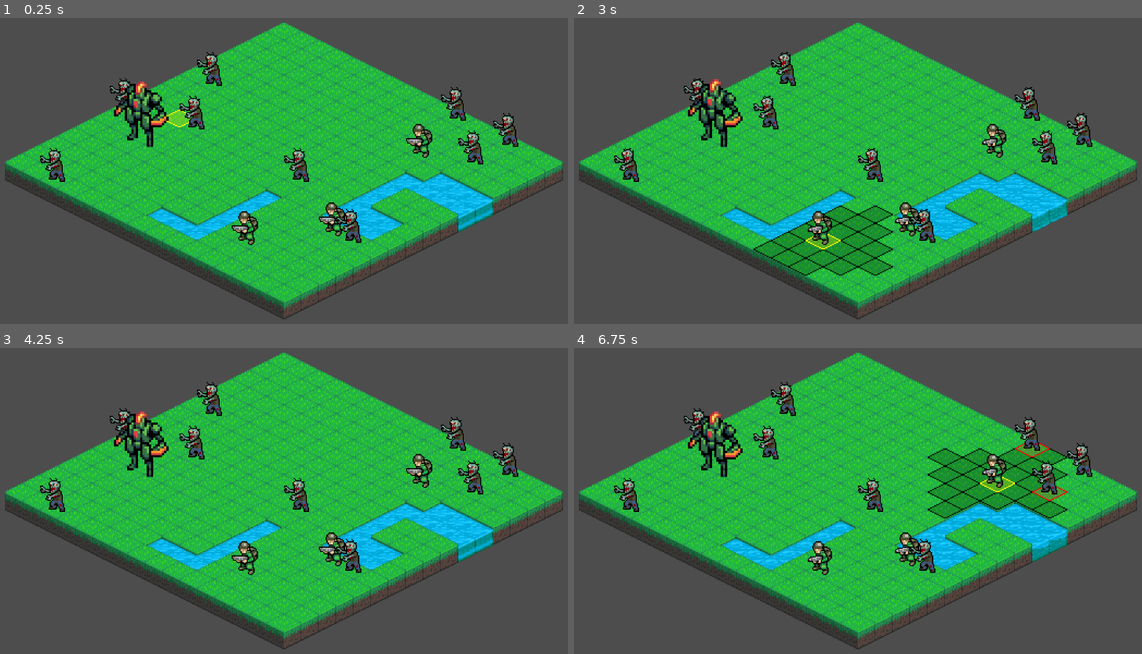
Above: before the commit, frames 1-4 (two rows, left to right).
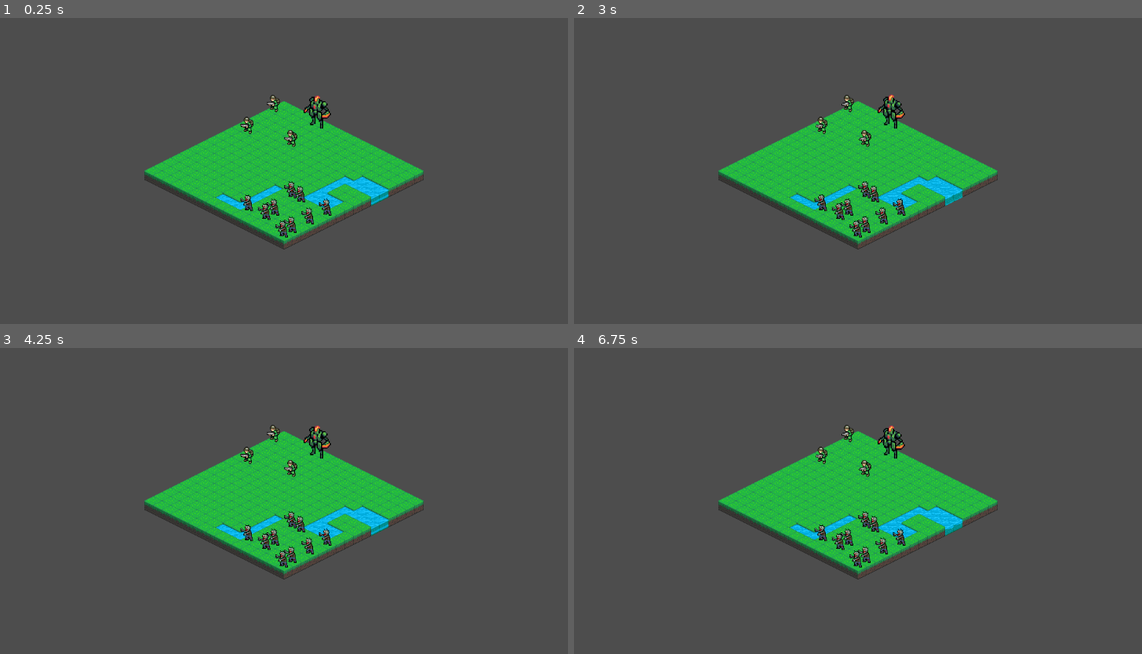
Above: after the commit, the same moments.

Repository: Tekknobot/MEKIII
Game: Godot game, scene res://scenes/Game.tscn
Same seed, same stepped clock (60 frames per second), same inputs: the game is played once before the commit and once after it.
Inputs (mouse positions are in pixels of both pictures, inside the frame that each line leads up to):
- Up to frame 1 (0.25 s): no input
- Up to frame 2 (3 s): move the mouse to (994, 161) at 0.52 s; click (994, 161) at 0.67 s; move the mouse to (733, 198) at 1.27 s; click (733, 198) at 1.42 s; move the mouse to (920, 100) at 2.02 s; click (920, 100) at 2.17 s; move the mouse to (823, 250) at 2.77 s; click (823, 250) at 2.92 s
- Up to frame 3 (4.25 s): move the mouse to (471, 562) at 3.52 s; click (471, 562) at 3.67 s
- Up to frame 4 (6.75 s): move the mouse to (670, 458) at 4.27 s; click (670, 458) at 4.42 s; move the mouse to (892, 510) at 5.02 s; click (892, 510) at 5.17 s; move the mouse to (761, 421) at 5.77 s; click (761, 421) at 5.92 s; move the mouse to (994, 491) at 6.52 s; click (994, 491) at 6.67 s

The runs differ from the first frame. In frame 1, 43% of the frame differs, in the area x 0-100%, y 1-99%; in frame 2, 43%; in frame 3, 43%; in frame 4, 44%.

Commit message:
Mech explosion death offset.

Diff:
--- a/scenes/Game.tscn
+++ b/scenes/Game.tscn
@@ -169,7 +169,6 @@
 [node name="Units" type="Node2D" parent="."]
 
 [node name="Camera2D" type="Camera2D" parent="."]
-zoom = Vector2(2, 2)
 script = ExtResource("8_400sg")
 map_width = 16
 map_height = 16
--- a/scenes/human.tscn
+++ b/scenes/human.tscn
@@ -10,14 +10,22 @@
 [ext_resource type="Texture2D" uid="uid://dpxvjvgoya38b" path="res://sprites/Humans/soldier/attack/soldier_atk7.png" id="8_16loy"]
 [ext_resource type="Texture2D" uid="uid://bbws8ltioaem1" path="res://sprites/Humans/soldier/attack/soldier_atk8.png" id="9_3cmyo"]
 [ext_resource type="Texture2D" uid="uid://jdvyxy1xjeyh" path="res://sprites/Humans/soldier/attack/soldier_atk9.png" id="10_jwu2t"]
+[ext_resource type="Texture2D" uid="uid://d33mn8hqylym0" path="res://sprites/Zombies/death/zombdeath1.png" id="11_jwu2t"]
 [ext_resource type="Texture2D" uid="uid://x6j463vt26bt" path="res://sprites/Humans/soldier/idle/soldier_idle1.png" id="11_m4xsf"]
 [ext_resource type="Texture2D" uid="uid://c5fr27oorc4o8" path="res://sprites/Humans/soldier/idle/soldier_idle2.png" id="12_k7vlj"]
+[ext_resource type="Texture2D" uid="uid://bdjmjwslvoh1p" path="res://sprites/Zombies/death/zombdeath2.png" id="12_m4xsf"]
+[ext_resource type="Texture2D" uid="uid://bj1hb4d75skp8" path="res://sprites/Zombies/death/zombdeath3.png" id="13_k7vlj"]
 [ext_resource type="Texture2D" uid="uid://crj6mpire6i04" path="res://sprites/Humans/soldier/idle/soldier_idle3.png" id="13_nsheb"]
+[ext_resource type="Texture2D" uid="uid://bhb55le4l04xe" path="res://sprites/Zombies/death/zombdeath4.png" id="14_nsheb"]
 [ext_resource type="Texture2D" uid="uid://bhj8ucsv80ipa" path="res://sprites/Humans/soldier/idle/soldier_idle4.png" id="14_xb0fw"]
 [ext_resource type="Texture2D" uid="uid://dsgvaeqpb6e2g" path="res://sprites/Humans/soldier/idle/soldier_idle5.png" id="15_3fdkf"]
+[ext_resource type="Texture2D" uid="uid://d15nggjgsp263" path="res://sprites/Zombies/death/zombdeath5.png" id="15_xb0fw"]
+[ext_resource type="Texture2D" uid="uid://dhlxvl535sjvt" path="res://sprites/Zombies/death/zombdeath6.png" id="16_3fdkf"]
 [ext_resource type="Texture2D" uid="uid://dcpvtjmbn2lih" path="res://sprites/Humans/soldier/idle/soldier_idle6.png" id="16_eumsj"]
+[ext_resource type="Texture2D" uid="uid://chc0m8hbl7pyu" path="res://sprites/Zombies/death/zombdeath7.png" id="17_eumsj"]
 [ext_resource type="Texture2D" uid="uid://bka1yy3xd3733" path="res://sprites/Humans/soldier/idle/soldier_idle7.png" id="17_r7o3k"]
 [ext_resource type="Texture2D" uid="uid://b1bcfr7jbwh6l" path="res://sprites/Humans/soldier/idle/soldier_idle8.png" id="18_a0ke3"]
+[ext_resource type="Texture2D" uid="uid://ce8iblqfusimq" path="res://sprites/Zombies/death/zombdeath8.png" id="18_r7o3k"]
 [ext_resource type="Texture2D" uid="uid://dqfq5nhs4rg1i" path="res://sprites/Humans/soldier/idle/soldier_idle9.png" id="19_or51x"]
 [ext_resource type="Texture2D" uid="uid://c82lw17p6je6w" path="res://sprites/Humans/soldier/idle/soldier_idle10.png" id="20_lsn2y"]
 [ext_resource type="Texture2D" uid="uid://dxm8oo2gv434g" path="res://sprites/Humans/soldier/idle/soldier_idle11.png" id="21_x7qyp"]
@@ -66,6 +74,38 @@
 "loop": false,
 "name": &"attack",
 "speed": 24.0
+}, {
+"frames": [{
+"duration": 1.0,
+"texture": ExtResource("11_jwu2t")
+}, {
+"duration": 1.0,
+"texture": ExtResource("12_m4xsf")
+}, {
+"duration": 1.0,
+"texture": ExtResource("13_k7vlj")
+}, {
+"duration": 1.0,
+"texture": ExtResource("14_nsheb")
+}, {
+"duration": 1.0,
+"texture": ExtResource("15_xb0fw")
+}, {
+"duration": 1.0,
+"texture": ExtResource("16_3fdkf")
+}, {
+"duration": 1.0,
+"texture": ExtResource("17_eumsj")
+}, {
+"duration": 1.0,
+"texture": ExtResource("18_r7o3k")
+}, {
+"duration": 1.0,
+"texture": null
+}],
+"loop": false,
+"name": &"death",
+"speed": 12.0
 }, {
 "frames": [{
 "duration": 1.0,
@@ -149,5 +189,5 @@
 
 [node name="AnimatedSprite2D" type="AnimatedSprite2D" parent="."]
 sprite_frames = SubResource("SpriteFrames_1lsy6")
-animation = &"attack"
+animation = &"death"
 autoplay = "idle"
--- a/scenes/mech.tscn
+++ b/scenes/mech.tscn
@@ -8,13 +8,27 @@
 [ext_resource type="Texture2D" uid="uid://bsjtdxk1jmq46" path="res://sprites/Meks/M1/m1atk_5.png" id="6_ogfb8"]
 [ext_resource type="Texture2D" uid="uid://fw3gn5e3wao5" path="res://sprites/Meks/M1/m1atk_6.png" id="7_7o67d"]
 [ext_resource type="Texture2D" uid="uid://bedrjpys37gnq" path="res://sprites/Meks/M1/m1idle_1.png" id="8_7jaid"]
+[ext_resource type="Texture2D" uid="uid://bkylv8dfqnkcg" path="res://sprites/Explosion/explosion1.png" id="8_7uhu2"]
 [ext_resource type="Texture2D" uid="uid://cgvo5o4g8t7i7" path="res://sprites/Meks/M1/m1idle_2.png" id="9_66obp"]
+[ext_resource type="Texture2D" uid="uid://5rowb55gcpdo" path="res://sprites/Explosion/explosion2.png" id="9_fsrag"]
+[ext_resource type="Texture2D" uid="uid://bd7brxhvng8x2" path="res://sprites/Explosion/explosion3.png" id="10_2ixgk"]
 [ext_resource type="Texture2D" uid="uid://bf0om5jfkhhdw" path="res://sprites/Meks/M1/m1idle_3.png" id="10_rhygc"]
 [ext_resource type="Texture2D" uid="uid://dsuegaaab5s07" path="res://sprites/Meks/M1/m1idle_4.png" id="11_4j4l1"]
+[ext_resource type="Texture2D" uid="uid://dba6mxmkieou5" path="res://sprites/Explosion/explosion4.png" id="11_6kuh8"]
+[ext_resource type="Texture2D" uid="uid://7vhtauytorjm" path="res://sprites/Explosion/explosion5.png" id="12_3lxh2"]
 [ext_resource type="Texture2D" uid="uid://dfukoee0luo5y" path="res://sprites/Meks/M1/m1move_1.png" id="12_n4quh"]
 [ext_resource type="Texture2D" uid="uid://b3jrtotkeeelh" path="res://sprites/Meks/M1/m1move_2.png" id="13_2pyf4"]
+[ext_resource type="Texture2D" uid="uid://cx563mikd8xgq" path="res://sprites/Explosion/explosion6.png" id="13_6rjkc"]
+[ext_resource type="Texture2D" uid="uid://colhte0st8rgu" path="res://sprites/Explosion/explosion7.png" id="14_2ot5l"]
 [ext_resource type="Texture2D" uid="uid://c8ku360hp3ei1" path="res://sprites/Meks/M1/m1move_3.png" id="14_73gji"]
+[ext_resource type="Texture2D" uid="uid://duocys137b0ff" path="res://sprites/Explosion/explosion8.png" id="15_2878o"]
 [ext_resource type="Texture2D" uid="uid://c7w2d5pgml0xc" path="res://sprites/Meks/M1/m1move_4.png" id="15_ike3p"]
+[ext_resource type="Texture2D" uid="uid://12yes4vjuccq" path="res://sprites/Explosion/explosion9.png" id="16_g0wc0"]
+[ext_resource type="Texture2D" uid="uid://d0b35fj4u2wvh" path="res://sprites/Explosion/explosion10.png" id="17_wialk"]
+[ext_resource type="Texture2D" uid="uid://b0cc4uuasjv8a" path="res://sprites/Explosion/explosion11.png" id="18_hrvhe"]
+[ext_resource type="Texture2D" uid="uid://btqqeif8wuqwt" path="res://sprites/Explosion/explosion12.png" id="19_pw1bu"]
+[ext_resource type="Texture2D" uid="uid://ohqnd0ucje5w" path="res://sprites/Explosion/explosion13.png" id="20_05v5e"]
+[ext_resource type="Texture2D" uid="uid://bevk2t4jsk0ry" path="res://sprites/Explosion/explosion14.png" id="21_i2l4c"]
 
 [sub_resource type="SpriteFrames" id="SpriteFrames_7uhu2"]
 animations = [{
@@ -40,6 +54,53 @@
 "loop": false,
 "name": &"attack",
 "speed": 24.0
+}, {
+"frames": [{
+"duration": 1.0,
+"texture": ExtResource("8_7uhu2")
+}, {
+"duration": 1.0,
+"texture": ExtResource("9_fsrag")
+}, {
+"duration": 1.0,
+"texture": ExtResource("10_2ixgk")
+}, {
+"duration": 1.0,
+"texture": ExtResource("11_6kuh8")
+}, {
+"duration": 1.0,
+"texture": ExtResource("12_3lxh2")
+}, {
+"duration": 1.0,
+"texture": ExtResource("13_6rjkc")
+}, {
+"duration": 1.0,
+"texture": ExtResource("14_2ot5l")
+}, {
+"duration": 1.0,
+"texture": ExtResource("15_2878o")
+}, {
+"duration": 1.0,
+"texture": ExtResource("16_g0wc0")
+}, {
+"duration": 1.0,
+"texture": ExtResource("17_wialk")
+}, {
+"duration": 1.0,
+"texture": ExtResource("18_hrvhe")
+}, {
+"duration": 1.0,
+"texture": ExtResource("19_pw1bu")
+}, {
+"duration": 1.0,
+"texture": ExtResource("20_05v5e")
+}, {
+"duration": 1.0,
+"texture": ExtResource("21_i2l4c")
+}],
+"loop": false,
+"name": &"explode",
+"speed": 12.0
 }, {
 "frames": [{
 "duration": 1.0,
@@ -80,8 +141,9 @@
 scale = Vector2(2, 2)
 script = ExtResource("1_0w1yf")
 footprint_size = Vector2i(2, 2)
+death_offset = Vector2(0, -16)
 
 [node name="AnimatedSprite2D" type="AnimatedSprite2D" parent="."]
 sprite_frames = SubResource("SpriteFrames_7uhu2")
-animation = &"attack"
+animation = &"explode"
 autoplay = "idle"
--- a/scenes/zombie.tscn
+++ b/scenes/zombie.tscn
@@ -103,7 +103,7 @@
 "duration": 1.0,
 "texture": null
 }],
-"loop": true,
+"loop": false,
 "name": &"death",
 "speed": 12.0
 }, {
--- a/scripts/game.gd
+++ b/scripts/game.gd
@@ -89,6 +89,104 @@
 
 @export var move_offset_1x1 := Vector2(0, 0)
 @export var move_offset_2x2 := Vector2(0, 16)
+
+# -----------------------
+# Spawning helpers (regions)
+# -----------------------
+@export var ally_spawn_size := Vector2i(6, 6)   # top-left area size
+@export var enemy_spawn_size := Vector2i(6, 6)  # bottom-right area size
+
+func _rect_top_left(size: Vector2i) -> Rect2i:
+	return Rect2i(Vector2i(0, 0), size)
+
+func _rect_bottom_right(size: Vector2i) -> Rect2i:
+	var pos := Vector2i(map_width - size.x, map_height - size.y)
+	return Rect2i(pos, size)
+
+func _rand_cell_in_rect(r: Rect2i) -> Vector2i:
+	return Vector2i(
+		rng.randi_range(r.position.x, r.position.x + r.size.x - 1),
+		rng.randi_range(r.position.y, r.position.y + r.size.y - 1)
+	)
+
+# -----------------------
+# Units: spawning (UPDATED)
+# -----------------------
+func spawn_units() -> void:
+	if human_scene == null or mech_scene == null or zombie_scene == null:
+		push_warning("Assign human_scene, mech_scene, and zombie_scene in the Inspector.")
+		return
+
+	for child in units_root.get_children():
+		child.queue_free()
+	grid.occupied.clear()
+	unit_origin.clear()
+
+	var ally_rect := _rect_top_left(ally_spawn_size)
+	var enemy_rect := _rect_bottom_right(enemy_spawn_size)
+
+	# ✅ Mechs + Humans: top-left
+	for i in range(mech_count):
+		_spawn_one(mech_scene, ally_rect)
+
+	for i in range(human_count):
+		_spawn_one(human_scene, ally_rect)
+
+	# ✅ Zombies: bottom-right
+	for i in range(zombie_count):
+		_spawn_one(zombie_scene, enemy_rect)
+
+# -----------------------
+# Spawn one (UPDATED signature)
+# -----------------------
+func _spawn_one(scene: PackedScene, region: Rect2i) -> void:
+	var tries := 500
+	while tries > 0:
+		tries -= 1
+
+		var unit := scene.instantiate() as Unit
+		if unit == null:
+			return
+
+		var origin := _rand_cell_in_rect(region)
+
+		# big units must align
+		if _is_big_unit(unit):
+			origin = snap_origin_for_unit(origin, unit)
+
+			# if snapping pushed it outside the region, try again
+			if not region.has_point(origin):
+				unit.queue_free()
+				continue
+
+		var cells := unit.footprint_cells(origin)
+
+		var ok := true
+		for c in cells:
+			if not grid.in_bounds(c):
+				ok = false
+				break
+			if grid.terrain[c.x][c.y] == T_WATER:
+				ok = false
+				break
+			if grid.is_occupied(c):
+				ok = false
+				break
+
+		if not ok:
+			unit.queue_free()
+			continue
+
+		for c in cells:
+			grid.set_occupied(c, unit)
+
+		unit.grid_pos = origin
+		unit_origin[unit] = origin
+		units_root.add_child(unit)
+
+		unit.global_position = cell_to_world_for_unit(origin, unit)
+		unit.update_layering()
+		return
 
 func _unit_sprite(u: Unit) -> AnimatedSprite2D:
 	if u == null:
@@ -264,76 +362,6 @@
 		for y in range(map_height):
 			set_tile_id(Vector2i(x, y), grid.terrain[x][y])
 
-
-# -----------------------
-# Units: spawning
-# -----------------------
-func spawn_units() -> void:
-	if human_scene == null or mech_scene == null or zombie_scene == null:
-		push_warning("Assign human_scene, mech_scene, and zombie_scene in the Inspector.")
-		return
-
-	for child in units_root.get_children():
-		child.queue_free()
-	grid.occupied.clear()
-	unit_origin.clear()
-
-	# spawn order is up to you
-	for i in range(mech_count):
-		_spawn_one(mech_scene)
-
-	for i in range(human_count):
-		_spawn_one(human_scene)
-
-	for i in range(zombie_count):
-		_spawn_one(zombie_scene)
-
-func _spawn_one(scene: PackedScene) -> void:
-	var tries := 300
-	while tries > 0:
-		tries -= 1
-
-		var unit := scene.instantiate() as Unit
-		if unit == null:
-			return
-
-		var origin := Vector2i(rng.randi_range(0, map_width - 1), rng.randi_range(0, map_height - 1))
-
-		# Big units should spawn on even origins so they always align to the 2-step grid.
-		if _is_big_unit(unit):
-			origin = snap_origin_for_unit(origin, unit)
-
-		var cells := unit.footprint_cells(origin)
-
-		var ok := true
-		for c in cells:
-			if not grid.in_bounds(c):
-				ok = false
-				break
-			if grid.terrain[c.x][c.y] == T_WATER:
-				ok = false
-				break
-			if grid.is_occupied(c):
-				ok = false
-				break
-
-		if not ok:
-			unit.queue_free()
-			continue
-
-		for c in cells:
-			grid.set_occupied(c, unit)
-
-		unit.grid_pos = origin
-		unit_origin[unit] = origin
-		units_root.add_child(unit)
-
-		# TileMap positions are already in "cell space"; tile size (32x32) is handled by TileMap.
-		unit.global_position = cell_to_world_for_unit(origin, unit)
-		unit.update_layering()
-		return
-
-
 # -----------------------
 # Connectivity + dead-end fixer (non-water walkable)
 # -----------------------
@@ -703,9 +731,13 @@
 	var repeats = max(attacker.attack_repeats, 1)
 	for i in range(repeats):
 		await _play_anim_and_wait(attacker, anim_name)
-		await _flash_unit(target)
-
-		await _flash_unit(target)
+
+		# Apply damage
+		target.take_damage(1)
+
+		# Flash only if still alive
+		if target.hp > 0:
+			await _flash_unit(target)
 
 	_play_idle(attacker)
 	is_attacking_unit = false
@@ -950,3 +982,19 @@
 			anim = attacker.attack_anim
 
 	return anim
+
+func _on_unit_died(u: Unit) -> void:
+	# Remove from grid occupancy
+	var origin := get_unit_origin(u)
+	for c in u.footprint_cells(origin):
+		if grid.is_occupied(c) and grid.occupied[c] == u:
+			grid.occupied.erase(c)
+
+	# Remove from tracking
+	unit_origin.erase(u)
+
+	# If selected / hovered
+	if selected_unit == u:
+		select_unit(null)
+	if hovered_unit == u:
+		set_hovered_unit(null)
--- a/scripts/mech.gd
+++ b/scripts/mech.gd
@@ -6,3 +6,4 @@
 	move_range = 1
 	attack_range = 2
 	attack_repeats = 1
+	hp = 5
--- a/scripts/unit.gd
+++ b/scripts/unit.gd
@@ -7,9 +7,20 @@
 @export var attack_repeats := 1
 @export var attack_anim: StringName = "attack"
 
+@export var max_hp := 3   # NEW
+var hp := 3               # NEW
+
+@export var death_offset := Vector2.ZERO
+var _sprite_base_pos := Vector2.ZERO
+
 var grid_pos := Vector2i.ZERO
+const Z_UNITS := 2000
 
-const Z_UNITS := 2000
+func _ready():
+	hp = max_hp
+	var spr := _unit_sprite()
+	if spr != null:
+		_sprite_base_pos = spr.position
 
 func footprint_cells(origin: Vector2i = grid_pos) -> Array[Vector2i]:
 	var cells: Array[Vector2i] = []
@@ -24,3 +35,66 @@
 func update_layering() -> void:
 	var key := feet_cell().x + feet_cell().y
 	z_index = Z_UNITS + key
+
+
+# =========================
+# Damage / Death API
+# =========================
+
+func take_damage(amount: int) -> void:
+	hp -= amount
+	if hp <= 0:
+		await die() # wait so the animation can play
+
+func die() -> void:
+	# Prevent double-death if hit multiple times quickly
+	if is_queued_for_deletion():
+		return
+
+	# Try play death animation
+	var spr := _unit_sprite()
+	var played := false
+
+	if spr != null and spr.sprite_frames != null:
+		if spr.sprite_frames.has_animation("explode"):
+			self.scale = Vector2(1,1)
+
+			# Apply per-unit death offset
+			spr.position = _sprite_base_pos + death_offset
+
+			spr.play("explode")
+			played = true
+
+		elif spr.sprite_frames.has_animation("death"):
+
+			spr.play("death")
+			played = true
+
+	# Tell the map to clear occupancy / selection immediately
+	# (so dead units stop blocking tiles right away)
+	var map := _get_map_controller()
+	if map != null and map.has_method("_on_unit_died"):
+		map._on_unit_died(self)
+
+	# If we played a death anim, wait for it to finish
+	if played:
+		await spr.animation_finished
+	else:
+		# tiny fallback pause so it doesn't feel instant
+		await get_tree().create_timer(0.05).timeout
+
+	queue_free()
+
+
+# ---- helpers (Unit-local) ----
+func _unit_sprite() -> AnimatedSprite2D:
+	if has_node("AnimatedSprite2D"):
+		return $AnimatedSprite2D as AnimatedSprite2D
+	return null
+
+func _get_map_controller() -> Node:
+	# UnitsRoot is a child of the main map node in your setup
+	# Unit -> Units (Node2D) -> Map (Node2D)
+	if get_parent() != null and get_parent().get_parent() != null:
+		return get_parent().get_parent()
+	return null
--- a/scripts/zombie.gd
+++ b/scripts/zombie.gd
@@ -6,3 +6,4 @@
 	move_range = 3
 	attack_range = 1
 	attack_repeats = 2
+	hp = 1
Not shown: 1 places in scenes/human.tscn that only renumber resources
Not shown: 1 places in scenes/mech.tscn that only renumber resources
